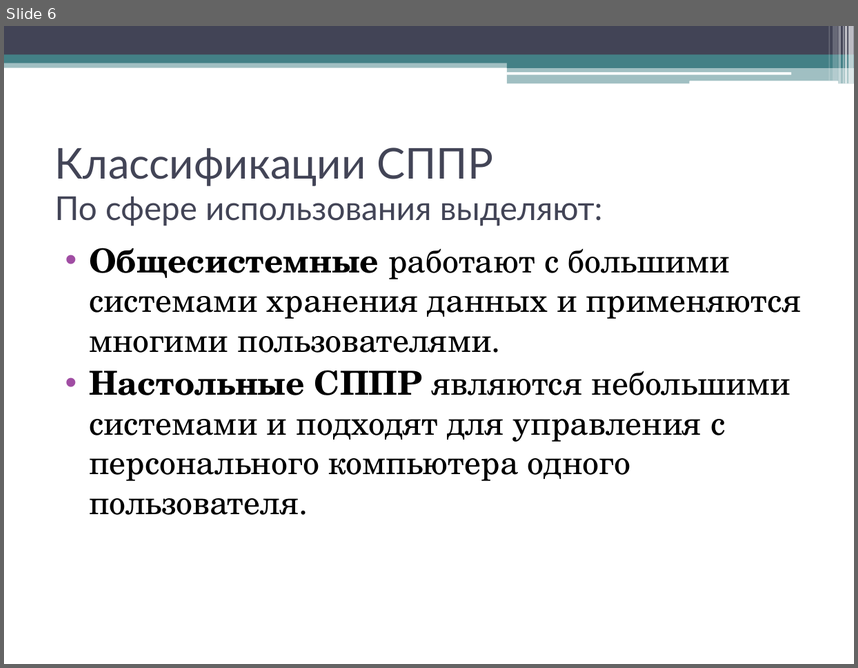
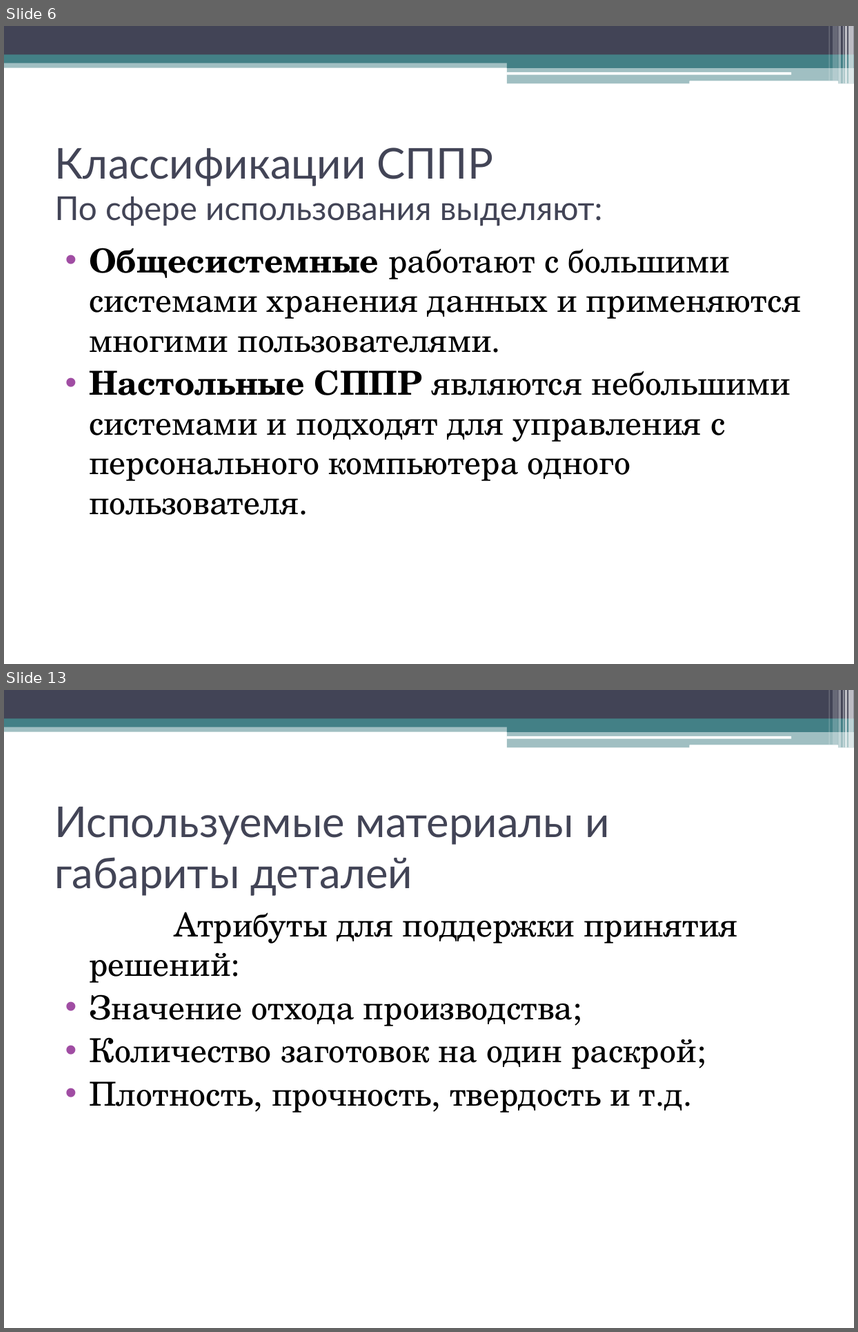
Before and after one commit to andreytemn/university, a slide deck: 5kurs/graf/Tem521PPRpresent.pptx. Shown one above the other, each under a label of ours: slide 6 before the commit, slides 6 and 13 after it; the slides between them are not shown. The pictures are 858x668 and 858x1332 pixels, drawn with LibreOffice and Linux fonts; fonts in the diff are those of the drawing. Boxes give left, top, right and bottom in pixels: in the first picture for what was removed or moved away, otherwise in the second. Text is boxed around its words. In the diff, an @@ line names an element or a change of style, - is before the commit and + after.

```diff
--- a/5kurs/graf/Tem521PPRpresent.pptx
+++ b/5kurs/graf/Tem521PPRpresent.pptx
@@ slide 13 added at (x1=4, y1=690, x2=854, y2=1328), background #FFFFFF; not listed: 13 template elements that a slide beside it also shows @@
@@ title added at (x1=55, y1=807, x2=609, y2=896), 36 pt, text #424456 @@
+Используемые материалы и габариты деталей
@@ text added at (x1=89, y1=911, x2=737, y2=1112), 28 pt, text #000000 @@
+Атрибуты для поддержки принятия решений:
+• Значение отхода производства;
+• Количество заготовок на один раскрой;
+• Плотность, прочность, твердость и т.д.
```
Also in this commit, not shown: 13 other slides added, 1 slide removed, 3 other files.
